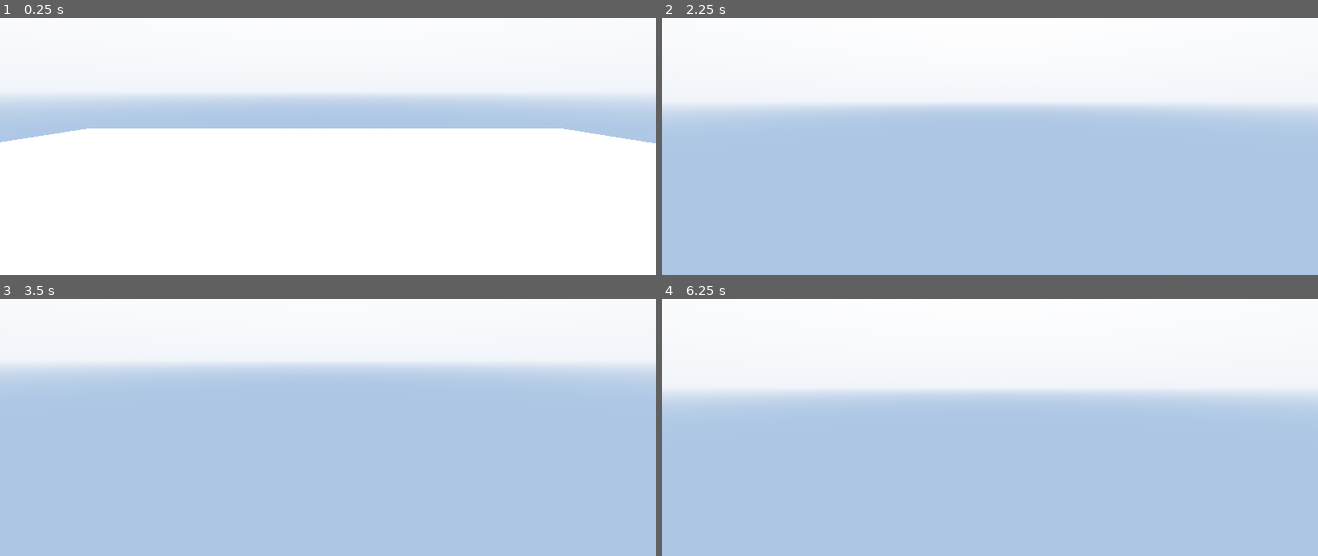
Above: before the commit, frames 1-4 (two rows, left to right).
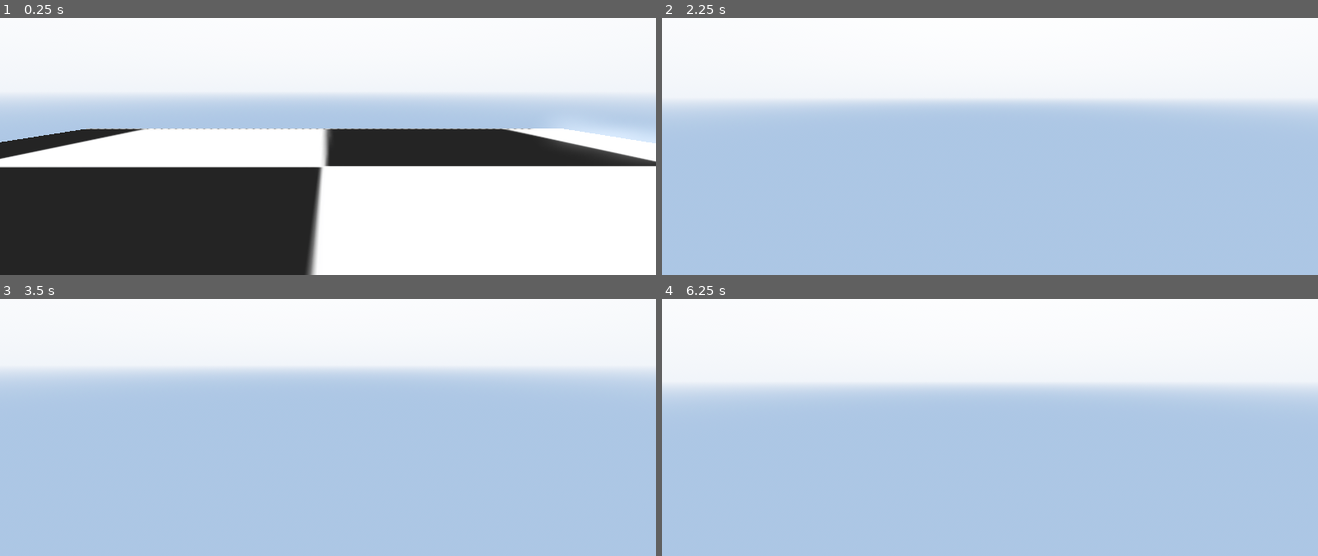
Above: after the commit, the same moments.

Repository: Titruc/IDWN
Game: Godot game, scene res://game/data/scene/game_controler.tscn
The game is run twice, just before and just after one commit, with the same random seed, the same clock (stepped at 60 frames per second) and the same inputs.
Inputs (mouse positions are in pixels of both pictures, inside the frame that each line leads up to):
- Up to frame 1 (0.25 s): no input
- Up to frame 2 (2.25 s): tap Enter at 0.5 s; move the mouse to (1022, 89) at 0.52 s; hold Shift (sprint) 0.53-1.28 s; hold W (up) from 0.53 s (still down); tap Space (jump) at 0.77, 1.52, 2 s; move the mouse to (957, 92) at 1.27 s; tap Shift (sprint) at 1.35 s; move the mouse to (1003, 84) at 2.02 s; hold Shift (sprint) from 2.03 s (still down)
- Up to frame 3 (3.5 s): keep holding W (up); tap Enter at 2.75 s; move the mouse to (321, 378) at 2.77 s; release Shift (sprint) at 2.78 s; tap Shift (sprint) at 2.85 s; tap Space (jump) at 3.02 s
- Up to frame 4 (6.25 s): tap Space (jump) at 3.5, 3.77, 4.52, 5, 6.02 s; move the mouse to (1035, 376) at 3.52 s; hold Shift (sprint) 3.53-4.28 s; tap Enter at 4.25 s; move the mouse to (937, 368) at 4.27 s; tap Shift (sprint) at 4.35, 5.85 s; move the mouse to (996, 373) at 5.02 s; hold Shift (sprint) 5.03-5.78 s; move the mouse to (963, 365) at 5.77 s; release W (up) at 5.78 s; hold D (right) from 5.78 s (still down)

The runs differ from the first frame. In frame 1, 28% of the frame differs, in the area x 0-100%, y 41-100%; in frame 2, 0.3%; in frame 3, 0.2%; in frame 4, 1.1%.

Commit message:
échiquier
échiquier ^^

Diff:
--- a/game/data/scene/lobby.tscn
+++ b/game/data/scene/lobby.tscn
@@ -1,6 +1,7 @@
-[gd_scene load_steps=7 format=3 uid="uid://bis3avr2iu1k0"]
+[gd_scene load_steps=9 format=3 uid="uid://bis3avr2iu1k0"]
 
 [ext_resource type="PackedScene" uid="uid://dwxc0nojql6tp" path="res://game/data/scene/player.tscn" id="1_8egv6"]
+[ext_resource type="Texture2D" uid="uid://bbjyodii6nwfe" path="res://editor/assets/Texture/Temporaire/Echiquier.jpeg" id="1_34anw"]
 
 [sub_resource type="ProceduralSkyMaterial" id="ProceduralSkyMaterial_jaby8"]
 sky_top_color = Color(1, 1, 1, 1)
@@ -17,7 +18,11 @@
 tonemap_mode = 2
 glow_enabled = true
 
+[sub_resource type="StandardMaterial3D" id="StandardMaterial3D_os44f"]
+albedo_texture = ExtResource("1_34anw")
+
 [sub_resource type="BoxMesh" id="BoxMesh_4gl51"]
+material = SubResource("StandardMaterial3D_os44f")
 
 [sub_resource type="ConcavePolygonShape3D" id="ConcavePolygonShape3D_mev8t"]
 data = PackedVector3Array(-0.5, 0.5, 0.5, 0.5, 0.5, 0.5, -0.5, -0.5, 0.5, 0.5, 0.5, 0.5, 0.5, -0.5, 0.5, -0.5, -0.5, 0. …(500 unchanged characters)…
@@ -40,5 +45,14 @@
 [node name="CollisionShape3D" type="CollisionShape3D" parent="MeshInstance3D/StaticBody3D"]
 shape = SubResource("ConcavePolygonShape3D_mev8t")
 
+[node name="MeshInstance3D" type="MeshInstance3D" parent="MeshInstance3D"]
+transform = Transform3D(1, 0, 0, 0, 100, 0, 0, 0, 1, -0.0608965, 0, 0)
+mesh = SubResource("BoxMesh_4gl51")
+
+[node name="StaticBody3D" type="StaticBody3D" parent="MeshInstance3D/MeshInstance3D"]
+
+[node name="CollisionShape3D" type="CollisionShape3D" parent="MeshInstance3D/MeshInstance3D/StaticBody3D"]
+shape = SubResource("ConcavePolygonShape3D_mev8t")
+
 [node name="CharacterBody3D" parent="." instance=ExtResource("1_8egv6")]
 transform = Transform3D(1, 0, 0, 0, 1, 0, 0, 0, 1, 0, 1.10697, 0)
--- a/game/data/scene/player.tscn
+++ b/game/data/scene/player.tscn
@@ -7,10 +7,10 @@
 [sub_resource type="Resource" id="Resource_04fj1"]
 script = ExtResource("2_mss32")
 WALK_SPEED = 5.0
-SPRINT_SPEED = 7.5
-SPEED_VARIATION = 1.0
+SPRINT_SPEED = 6.0
+SPEED_VARIATION = 0.2
 JUMP_VELOCITY = 4.5
-SENSITIVITY = 0.005
+SENSITIVITY = 0.003
 FOV = 75
 FOV_VARIATION = 20.0
 BOB_FREQUENTY = 2.0
--- a/project.godot
+++ b/project.godot
@@ -20,6 +20,10 @@
 [display]
 
 window/size/mode=3
+
+[filesystem]
+
+import/fbx/enabled=false
 
 [input]
 
Binary file added: editor/assets/Texture/Temporaire/Echiquier.jpeg
Not shown, added: editor/assets/Texture/Temporaire/Echiquier.jpeg.import
Binary file added: editor/assets/Texture/Temporaire/environnement.fbx
